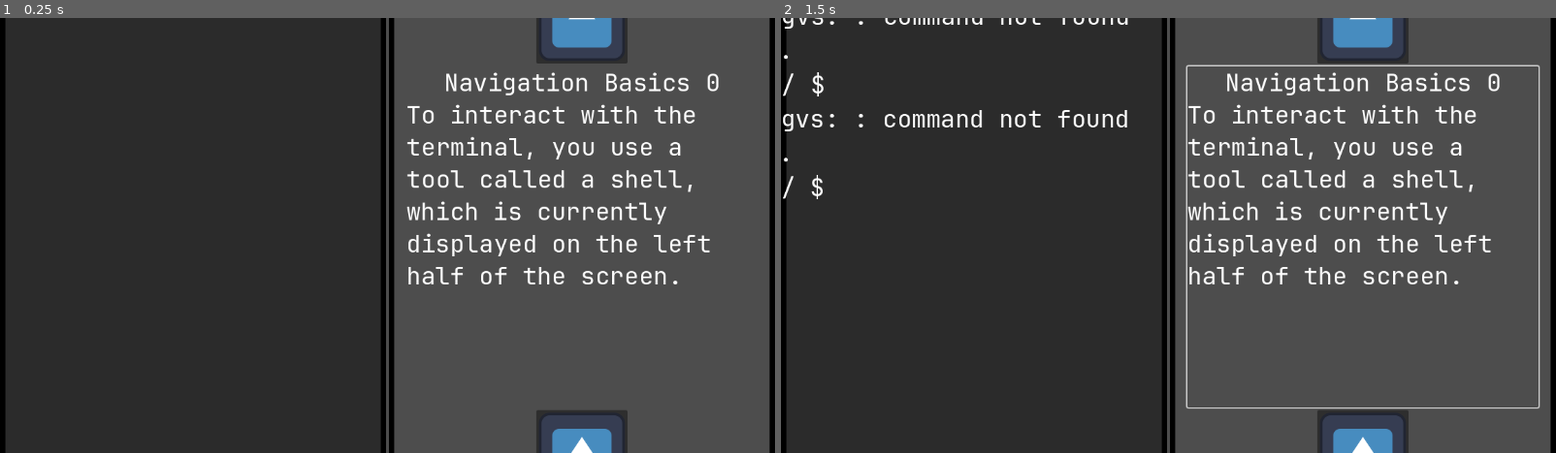
Above: before the commit, frames 1-2 (left to right).
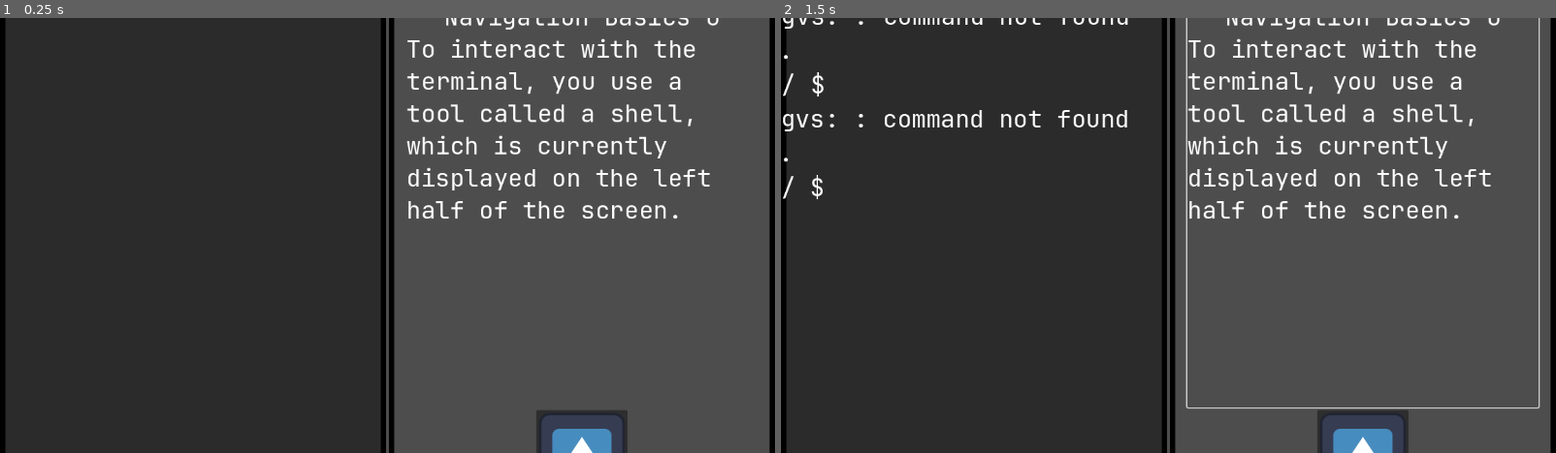
Above: after the commit, the same moments.

Repository: Curtis-Barnhart/GVS
Game: Godot game, scene res://Main.tscn
The game is run twice, just before and just after one commit, with the same random seed, the same clock (stepped at 60 frames per second) and the same inputs. The engine's default icon, where the game draws it, is replaced by a stand-in: a white triangle on a blue panel in a dark square.
Inputs (mouse positions are in pixels of both pictures, inside the frame that each line leads up to):
- Up to frame 1 (0.25 s): no input
- Up to frame 2 (1.5 s): tap Enter at 0.5, 0.6 s; move the mouse to (1339, 213) at 0.52 s; click (1339, 213) at 0.67 s; tap Space at 1.25 s; drag from (1013, 257) to (1114, 113) at 1.27 s

The runs differ from the first frame. In frame 1, 5.6% of the frame differs, in the area x 52-93%, y 0-62%; in frame 2, 5.9%, in the area x 52-98%, y 0-62%.

Commit message:
nicer button icon/experimenting with toggling icon for narrator scene toggle button

Diff:
--- a/narrator/Narrator.tscn
+++ b/narrator/Narrator.tscn
@@ -1,7 +1,8 @@
-[gd_scene load_steps=5 format=3 uid="uid://duxuodebilbwf"]
+[gd_scene load_steps=6 format=3 uid="uid://duxuodebilbwf"]
 
 [ext_resource type="Script" path="res://narrator/narrator.gd" id="1_ne5f2"]
 [ext_resource type="Texture2D" uid="uid://p2qtk5ccvwp1" path="res://shared/bordered.png" id="2_j8vlk"]
+[ext_resource type="Texture2D" uid="uid://5tgapfhhv6cf" path="res://narrator/down.svg" id="3_6v6d2"]
 [ext_resource type="Texture2D" uid="uid://ble8onr527ifk" path="res://icon.svg" id="3_mqrw7"]
 [ext_resource type="Script" path="res://narrator/toggle.gd" id="4_wmf1e"]
 
@@ -43,7 +44,7 @@
 layout_mode = 2
 size_flags_horizontal = 4
 size_flags_vertical = 4
-icon = ExtResource("3_mqrw7")
+icon = ExtResource("3_6v6d2")
 script = ExtResource("4_wmf1e")
 
 [node name="RichTextLabel" type="RichTextLabel" parent="VBoxContainer"]
--- /dev/null
+++ b/narrator/down.svg
@@ -0,0 +1,50 @@
+<?xml version="1.0" encoding="UTF-8" standalone="no"?>
+<!-- Created with Inkscape (http://www.inkscape.org/) -->
+
+<svg
+   width="124.89204"
+   height="30.000433"
+   viewBox="0 0 124.89204 30.000434"
+   version="1.1"
+   id="svg1"
+   inkscape:version="1.4 (e7c3feb100, 2024-10-09)"
+   sodipodi:docname="down.svg"
+   inkscape:export-filename="down.png"
+   inkscape:export-xdpi="300.25"
+   inkscape:export-ydpi="300.25"
+   xmlns:inkscape="http://www.inkscape.org/namespaces/inkscape"
+   xmlns:sodipodi="http://sodipodi.sourceforge.net/DTD/sodipodi-0.dtd"
+   xmlns="http://www.w3.org/2000/svg"
+   xmlns:svg="http://www.w3.org/2000/svg">
+  <sodipodi:namedview
+     id="namedview1"
+     pagecolor="#ffffff"
+     bordercolor="#000000"
+     borderopacity="0.25"
+     inkscape:showpageshadow="2"
+     inkscape:pageopacity="0.0"
+     inkscape:pagecheckerboard="0"
+     inkscape:deskcolor="#d1d1d1"
+     inkscape:document-units="px"
+     inkscape:zoom="4.5963163"
+     inkscape:cx="51.889379"
+     inkscape:cy="8.5938385"
+     inkscape:window-width="1463"
+     inkscape:window-height="886"
+     inkscape:window-x="0"
+     inkscape:window-y="0"
+     inkscape:window-maximized="1"
+     inkscape:current-layer="layer1" />
+  <defs
+     id="defs1" />
+  <g
+     inkscape:label="Layer 1"
+     inkscape:groupmode="layer"
+     id="layer1"
+     transform="translate(-7.2930395e-4,-19.99209)">
+    <path
+       id="rect1"
+       style="fill:#4682b4;stroke:#000000;stroke-width:1"
+       d="m 62.382438,49.482399 c -1.117696,0.01076 -2.182524,-0.201092 -3.138575,-0.592558 L 6.6302205,34.151345 C 2.3941815,32.964937 -0.25265675,29.038969 0.69321257,25.349185 1.6390819,21.659405 5.8110529,19.64319 10.047092,20.829598 L 62.444307,35.508746 114.84665,20.829507 c 4.23604,-1.186405 8.40801,0.829807 9.35388,4.51959 0.94587,3.689781 -1.70613,7.615749 -5.94216,8.802157 L 65.649853,48.889841 c -0.974949,0.399216 -2.063841,0.606878 -3.20557,0.587171 -0.02058,2.43e-4 -0.04135,0.0052 -0.06188,0.0055 z" />
+  </g>
+</svg>
--- a/narrator/narrator.gd
+++ b/narrator/narrator.gd
@@ -7,9 +7,13 @@
 const max_size: float = 800
 @onready var label: RichTextLabel = $VBoxContainer/RichTextLabel
 @onready var next: Button = $VBoxContainer/Next
+@onready var toggle: Button = $VBoxContainer/Toggle
 var fs_man: FSManager
 var shell: GVShell
 var current_checkpoint: Checkpoint
+
+const up_arrow = preload("res://narrator/up.svg")
+const down_arrow = preload("res://narrator/down.svg")
 
 
 func setup(fs_man: FSManager, shell: GVShell) -> void:
@@ -62,6 +66,9 @@
     if self.expanded:
         self.label.hide()
         self.next.hide()
+        self.toggle.icon = self.up_arrow
+    else:
+        self.toggle.icon = self.down_arrow
 
     self.expanding_time = 2
     self.target_expanded = not self.target_expanded
--- /dev/null
+++ b/narrator/up.svg
@@ -0,0 +1,47 @@
+<?xml version="1.0" encoding="UTF-8" standalone="no"?>
+<!-- Created with Inkscape (http://www.inkscape.org/) -->
+
+<svg
+   width="124.89204"
+   height="30.000433"
+   viewBox="0 0 124.89204 30.000434"
+   version="1.1"
+   id="svg1"
+   inkscape:version="1.4 (e7c3feb100, 2024-10-09)"
+   sodipodi:docname="up.svg"
+   xmlns:inkscape="http://www.inkscape.org/namespaces/inkscape"
+   xmlns:sodipodi="http://sodipodi.sourceforge.net/DTD/sodipodi-0.dtd"
+   xmlns="http://www.w3.org/2000/svg"
+   xmlns:svg="http://www.w3.org/2000/svg">
+  <sodipodi:namedview
+     id="namedview1"
+     pagecolor="#ffffff"
+     bordercolor="#000000"
+     borderopacity="0.25"
+     inkscape:showpageshadow="2"
+     inkscape:pageopacity="0.0"
+     inkscape:pagecheckerboard="0"
+     inkscape:deskcolor="#d1d1d1"
+     inkscape:document-units="px"
+     inkscape:zoom="13.229167"
+     inkscape:cx="23.999999"
+     inkscape:cy="7.2188975"
+     inkscape:window-width="1463"
+     inkscape:window-height="886"
+     inkscape:window-x="0"
+     inkscape:window-y="0"
+     inkscape:window-maximized="1"
+     inkscape:current-layer="layer1" />
+  <defs
+     id="defs1" />
+  <g
+     inkscape:label="Layer 1"
+     inkscape:groupmode="layer"
+     id="layer1"
+     transform="translate(-7.2929315e-4,-19.989551)">
+    <path
+       id="rect1"
+       style="fill:#4682b4;stroke:#000000;stroke-width:1"
+       d="m 62.382438,20.499675 c -1.117696,-0.01076 -2.182524,0.201092 -3.138575,0.592558 L 6.6302205,35.830729 c -4.236039,1.186408 -6.88287725,5.112377 -5.93700793,8.80216 0.94586933,3.68978 5.11784033,5.705995 9.35387943,4.519587 L 62.444307,34.473328 114.84665,49.152567 c 4.23604,1.186406 8.40801,-0.829807 9.35388,-4.51959 0.94587,-3.68978 -1.70613,-7.615749 -5.94216,-8.802157 L 65.649853,21.092233 c -0.974949,-0.399216 -2.063841,-0.606877 -3.20557,-0.587171 -0.02058,-2.43e-4 -0.04135,-0.0052 -0.06188,-0.0055 z" />
+  </g>
+</svg>
Not shown, added: narrator/down.svg.import
Not shown, added: narrator/up.svg.import
